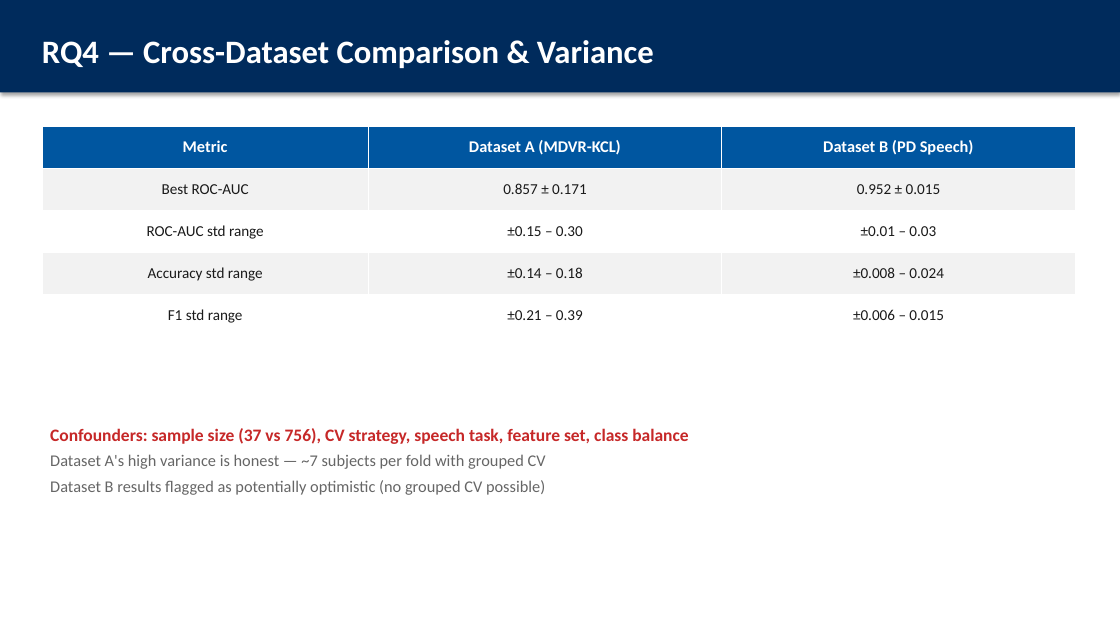
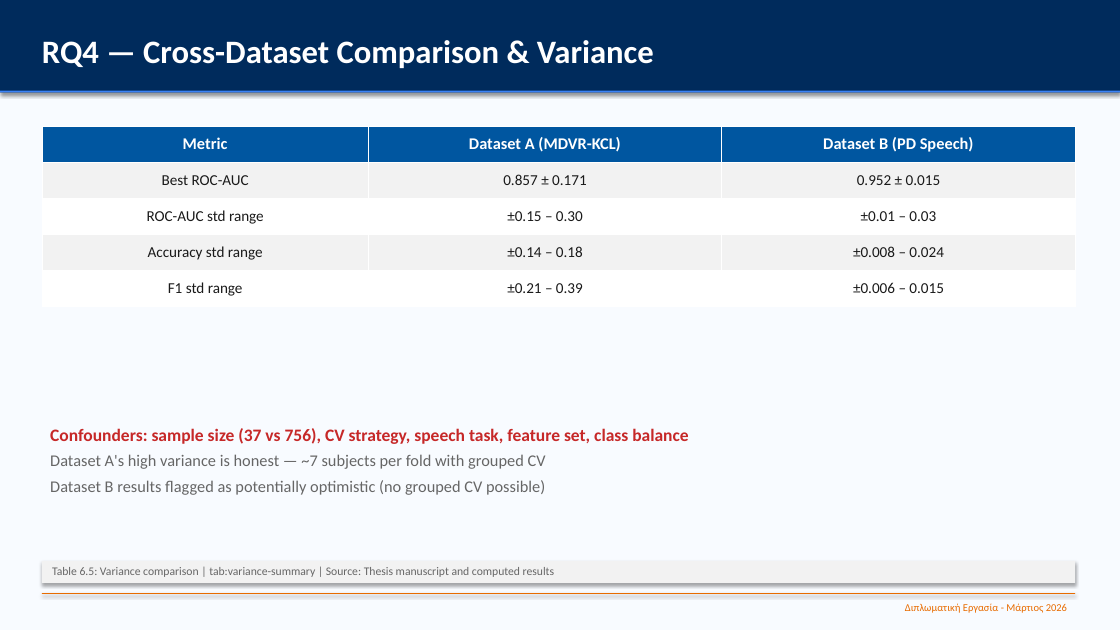
Before and after one commit to christos97/parkinsons-voice-classification, a slide deck: slide 21 of outputs/thesis_defense_presentation.pptx. Drawn at 1120x630 pixels with LibreOffice and Linux fonts; fonts in the diff are those of the drawing. Boxes give left, top, right and bottom in pixels: in the first picture for what was removed or moved away, otherwise in the second. Text is boxed around its words. In the diff, an @@ line names an element or a change of style, - is before the commit and + after.

```diff
--- a/outputs/thesis_defense_presentation.pptx
+++ b/outputs/thesis_defense_presentation.pptx
@@ background #FFFFFF to #F8FBFF @@
@@ rectangle added at (0,91,1120,92), fill #3B82F6 @@
@@ table: place and size @@
-table at (42,126,1075,336)
+table at (42,126,1075,307)
@@ rectangle added at (42,561,1075,583), fill #F2F2F2, 10 pt, text #666666 @@
+Table 6.5: Variance comparison | tab:variance-summary | Source: Thesis manuscript and computed results
@@ rectangle added at (42,593,1075,594), fill #E86C00 @@
@@ text added at (905,603,1067,613), 9 pt, text #E86C00 @@
+Διπλωματική Εργασία - Μάρτιος 2026
```
Also in this commit, not shown: 29 other slides changed, 48 other files.
